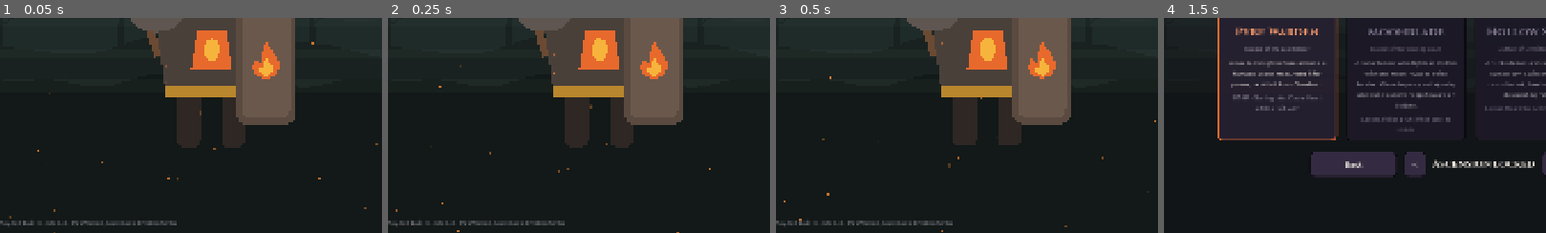
Above: before the commit, frames 1-4 (left to right).
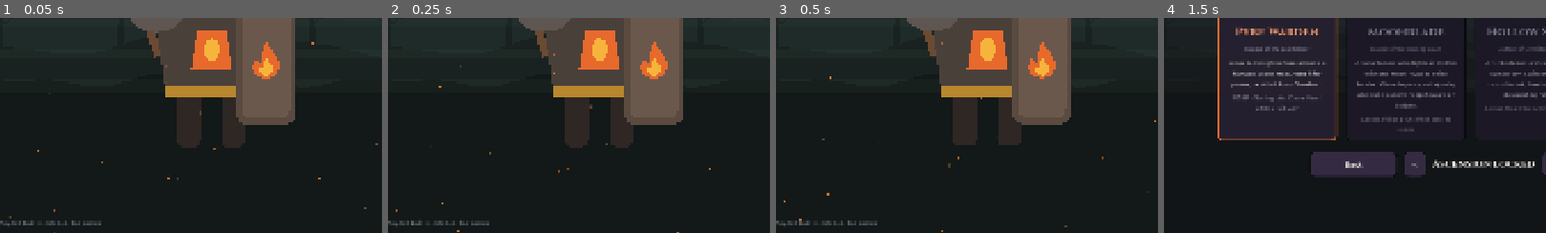
Above: after the commit, the same moments.

Repository: DerpySpringtrap/Spending
Game: Godot game, scene res://src/ui/screens/main_menu/main_menu.tscn
Two runs of this game, one before a commit and one after it. Both use one fixed random seed, a clock stepped at 60 frames per second and the inputs below.
Inputs (mouse positions are % of the whole screen's width and height, from its top left):
- Up to frame 1 (0.05 s): no input
- Up to frame 2 (0.25 s): no input
- Up to frame 3 (0.5 s): no input
- Up to frame 4 (1.5 s): click "New Run" at 0.5 s; click (60, 84) at 1.27 s; type "12" at 1.35 s
The pictures show only the part of the screen within x 2-52%, y 50-100%; the shares and areas given below are measured in that part.

The runs differ from the first frame. In frame 1, 0.4% of the frame differs, in the area x 19-47%, y 94-97%; in frame 2, 0.4%; in frame 3, 0.4%; in frame 4, nothing differs.

Commit message:
Test build 4: docs, menu label, Rootmother HP 60
Co-Authored-By: Claude Opus 5.5 <noreply@anthropic.com>
Claude-Session: https://claude.ai/code/session_014zuVpuds7anqLL9nVAcwLM

Diff:
--- a/content/classes/rootmother/class.tres
+++ b/content/classes/rootmother/class.tres
@@ -42,7 +42,7 @@
 display_name = "Rootmother"
 title = "The Walking Grove"
 description = "An ancient druid whose body is a living forest. Grow saplings that fight and shield for you, and choke enemies with rot spores."
-max_hp = 64
+max_hp = 60
 starting_gold = 99
 energy_per_turn = 3
 cards_per_turn = 5
--- a/src/ui/screens/main_menu/main_menu.gd
+++ b/src/ui/screens/main_menu/main_menu.gd
@@ -62,7 +62,7 @@
 	(entries[0] as Button).grab_focus.call_deferred()
 
 	_build_options()
-	var version := UIBuild.label("Play-test build 3 · Acts 1–3 · Pyre Warden, Moonblade & Hollow Scribe", &"DimLabel")
+	var version := UIBuild.label("Play-test build 4 · Acts 1–4 · four classes", &"DimLabel")
 	version.set_anchors_preset(Control.PRESET_BOTTOM_LEFT)
 	version.position = Vector2(24, -40)
 	version.anchor_top = 1.0
Not shown, changed: README.md
Not shown, changed: docs/ROADMAP.md
Not shown, changed: docs/design/CLASSES.md
